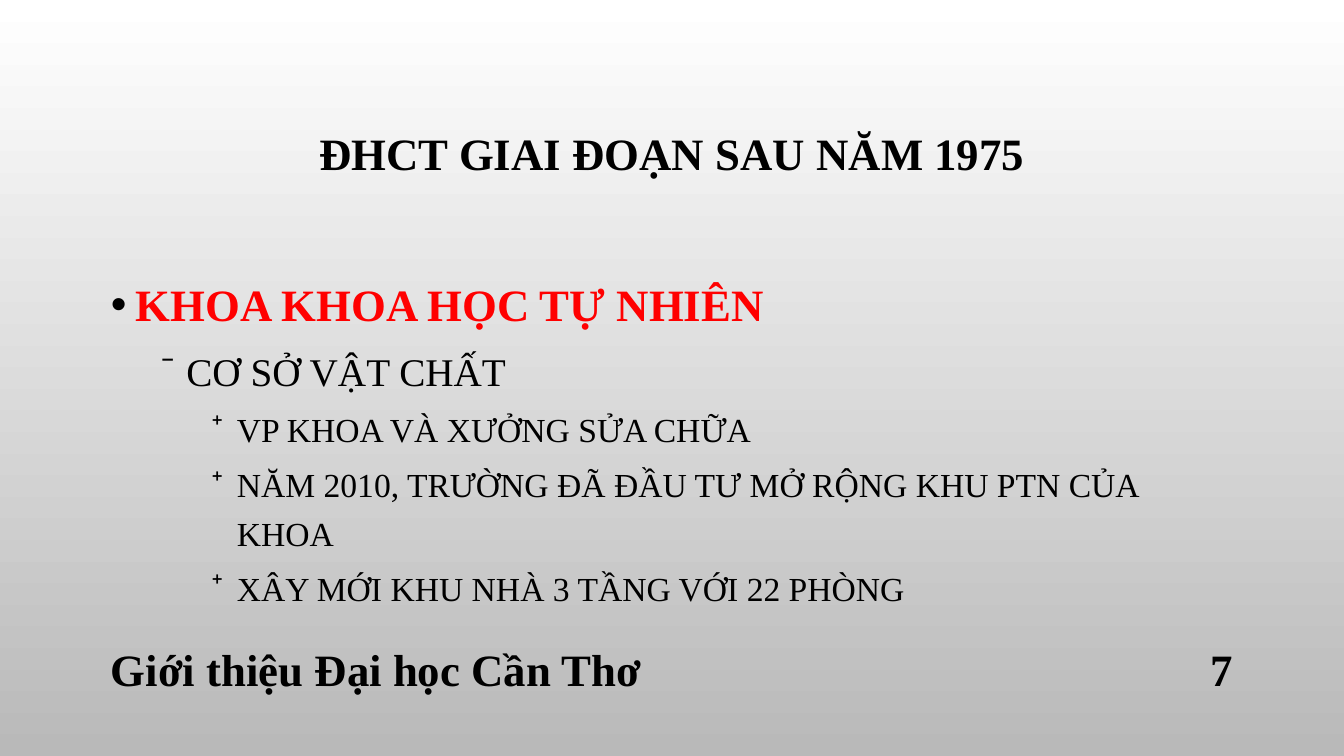
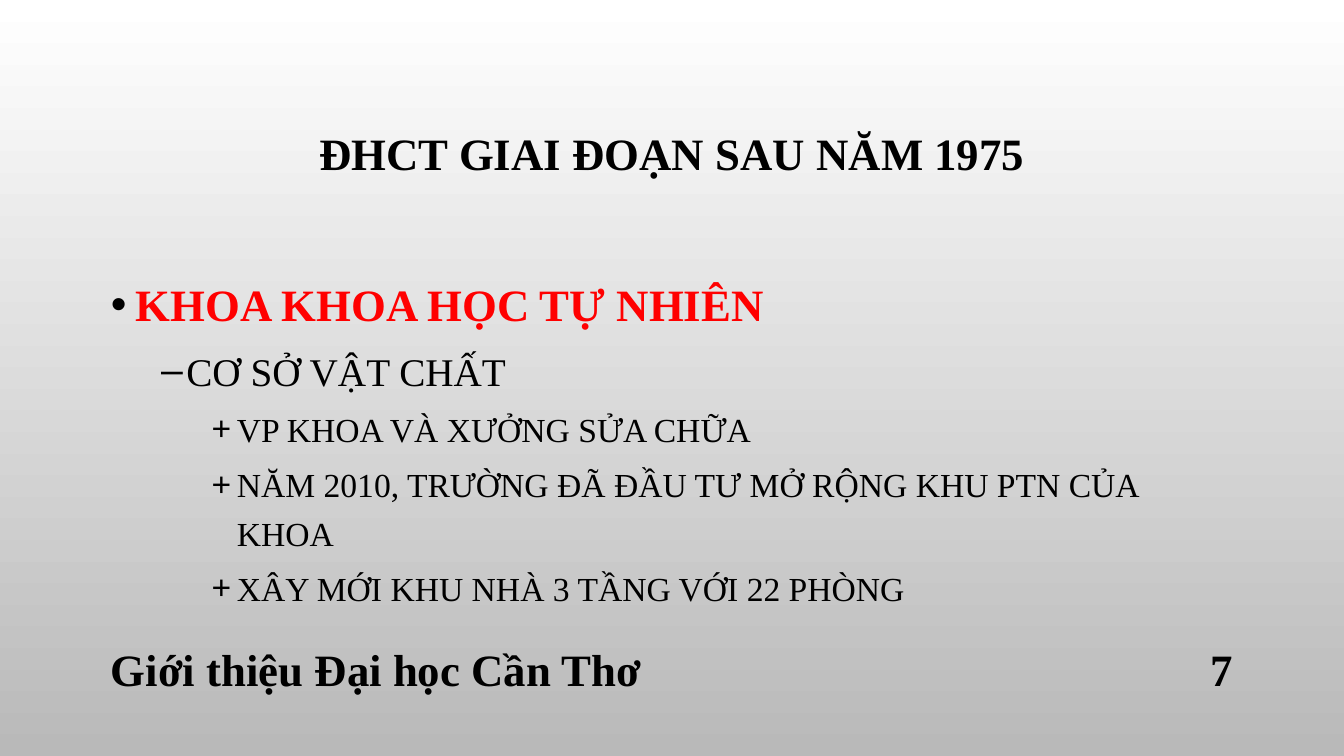
Before and after one commit to duyb2511654-student/ThucHanh04_Nhom6, a slide deck: slide 7 of Buoi09_Duy&Dinh_Bài_2.pptx. Drawn at 1344x756 pixels with LibreOffice and Linux fonts; fonts in the diff are those of the drawing; background and template pictures are left out. Boxes give left, top, right and bottom in pixels: in the first picture for what was removed or moved away, otherwise in the second. Text is boxed around its words. In the diff, an @@ line names an element or a change of style, - is before the commit and + after.

```diff
--- a/Buoi09_Duy&Dinh_Bài_2.pptx
+++ b/Buoi09_Duy&Dinh_Bài_2.pptx
@@ text at box(186, 355, 1140, 602): bullet ⁻ to –; bullet ⁺ to + @@
```
Also in this commit, not shown: 10 other slides changed.
